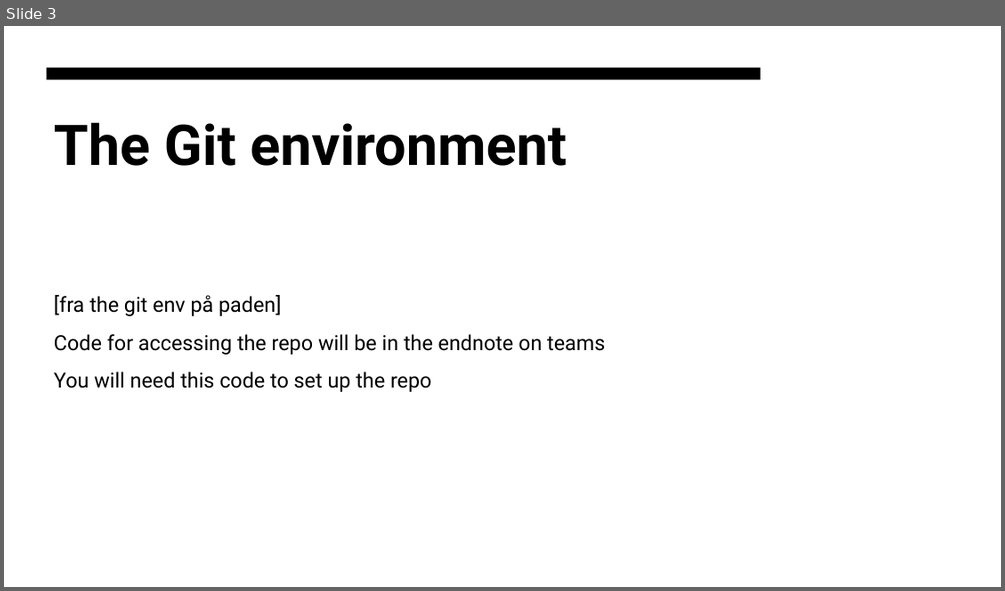
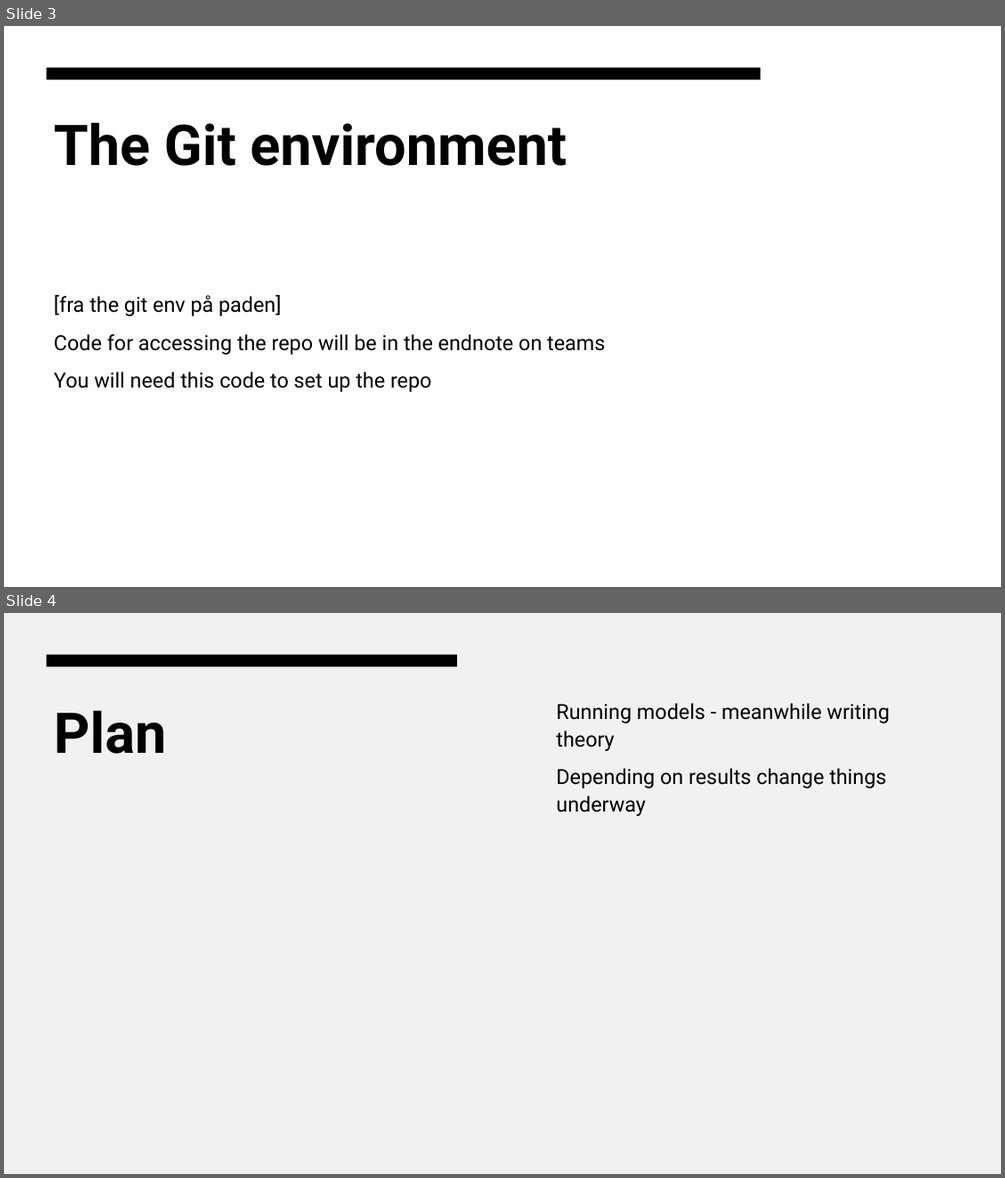
Before and after one commit to sjurmsc/MSC2023, a slide deck: Meeting Presentations/06.10.2022_General_meeting.pptx. Shown one above the other, each under a label of ours: slide 3 before the commit, slides 3 and 4 after it. The pictures are 1005x591 and 1005x1178 pixels, drawn with LibreOffice and Linux fonts; fonts in the diff are those of the drawing. Boxes give left, top, right and bottom in pixels: in the first picture for what was removed or moved away, otherwise in the second. Text is boxed around its words. In the diff, an @@ line names an element or a change of style, - is before the commit and + after.

```diff
--- a/Meeting Presentations/06.10.2022_General_meeting.pptx
+++ b/Meeting Presentations/06.10.2022_General_meeting.pptx
@@ slide 4 added at (x1=4, y1=613, x2=1001, y2=1174), background #F1F0F3 @@
@@ rectangle added at (x1=47, y1=655, x2=457, y2=666), fill #000000 @@
@@ title added at (x1=54, y1=710, x2=166, y2=754), 54 pt, text #000000, bold @@
+Plan
@@ text added at (x1=556, y1=703, x2=889, y2=816), 20 pt, text #000000 @@
+Running models - meanwhile writing theory
+Depending on results change things underway
```
Also in this commit, not shown: 2 other files.
